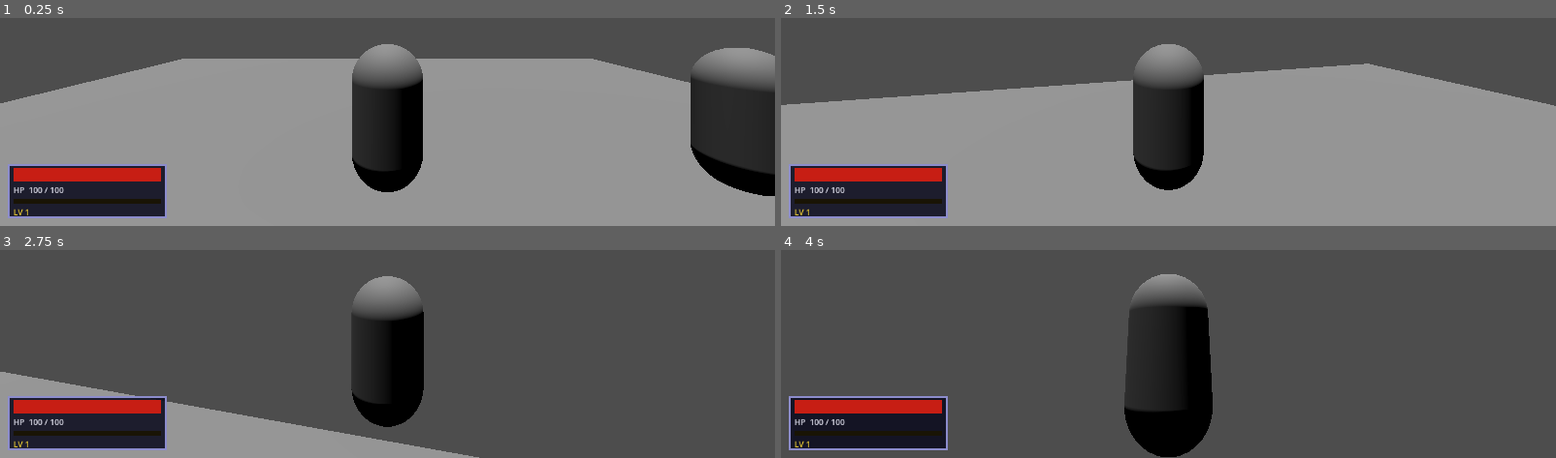
Above: before the commit, frames 1-4 (two rows, left to right).
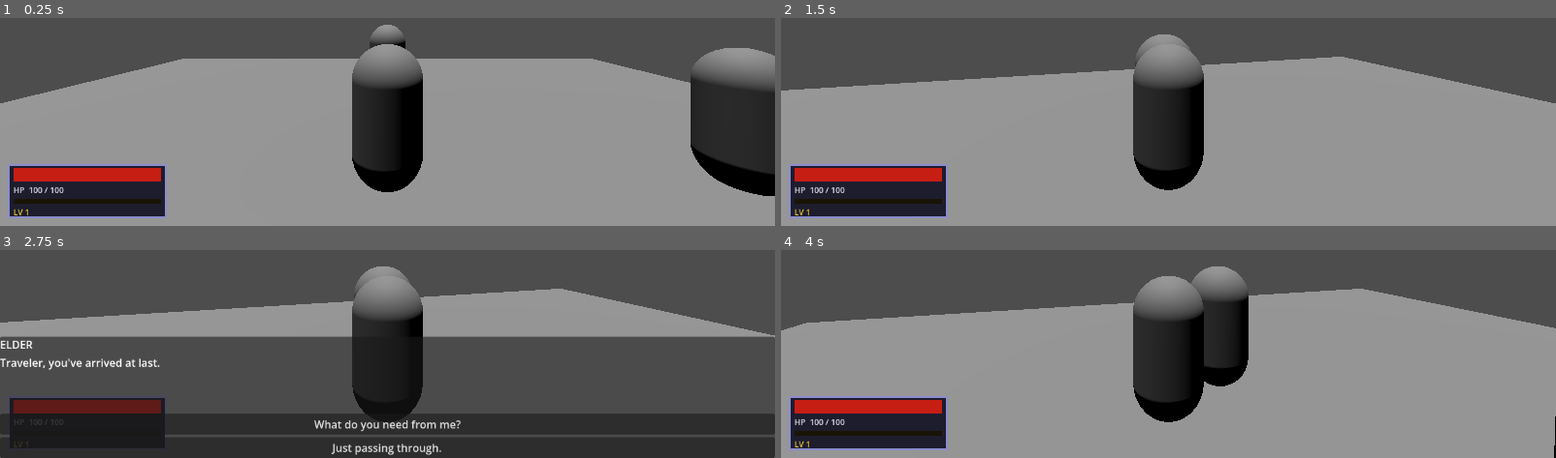
Above: after the commit, the same moments.

Repository: zttimmerman/project-whiskeyjack
Game: Godot game, scene res://scenes/world/TestWorld.tscn
The game is run twice, just before and just after one commit, with the same random seed, the same clock (stepped at 60 frames per second) and the same inputs.
Inputs (mouse positions are in pixels of both pictures, inside the frame that each line leads up to):
- Up to frame 1 (0.25 s): no input
- Up to frame 2 (1.5 s): tap Enter at 0.5 s; move the mouse to (outside the picture) at 0.52 s; hold F (interact) 0.53-1.28 s; hold W (move_forward) from 0.53 s (still down); move the mouse to (outside the picture) at 1.27 s; tap K (attack_heavy) at 1.35 s
- Up to frame 3 (2.75 s): keep holding W (move_forward); tap F (interact) at 1.55, 2.3 s; move the mouse to (outside the picture) at 2.02 s; hold J (attack_light) from 2.03 s (still down)
- Up to frame 4 (4 s): release W (move_forward) at 2.75 s; release J (attack_light) at 2.75 s; click (1168, 447) at 2.75 s, where only the run after the commit has a clickable "Just passing through."; move the mouse to (outside the picture) at 3.52 s; hold A (move_left) from 3.53 s (still down); tap Down (camera_down) at 3.6 s; tap F (interact) at 3.8 s

The runs differ from the first frame. In frame 1, 0.2% of the frame differs, in the area x 47-53%, y 3-15%; in frame 2, 4.2%; in frame 3, 34%; in frame 4, 64%, in the area x 0-100%, y 7-100%.

Commit message:
Implement dialogue system end-to-end with village elder NPC
- DialogueRunner: loads JSON dialogue trees, steps through nodes via
  advance(), emits dialogue_started / line_ready / dialogue_ended; calls
  QuestManager.start_quest() when a node has set_quest
- QuestManager: full start/advance/complete implementation; loads quest
  data from data/quests/*.json with a stub fallback for missing files
- DialogueUI: bottom-panel PS1-style text box with typewriter effect,
  choice buttons, and F-to-advance hint; pauses tree and shows mouse
  cursor while open (process_mode = ALWAYS)
- NPC.tscn: capsule-mesh NPC with CollisionShape3D for raycast interact
  and InteractArea for proximity detection
- data/dialogues/village_elder.json: two-branch dialogue tree that
  accepts or declines the clear_eastern_road quest
- TestWorld: NPC placed at (0, 1, -4) in front of player spawn;
  DialogueUI added to CanvasLayer

Co-Authored-By: Claude Sonnet 4.6 <noreply@anthropic.com>

Diff:
--- a/autoloads/QuestManager.gd
+++ b/autoloads/QuestManager.gd
@@ -14,24 +14,68 @@
 
 
 func start_quest(quest_id: String) -> void:
-	pass
+	if is_quest_active(quest_id) or quest_id in _completed_quests:
+		return
+	var data := _load_quest_data(quest_id)
+	var first_stage := ""
+	var stages: Array = data.get("stages", [])
+	if stages.size() > 0:
+		first_stage = stages[0].get("id", "")
+	_active_quests[quest_id] = {"data": data, "stage": first_stage}
+	emit_signal("quest_started", quest_id)
 
 
 func advance_quest(quest_id: String) -> void:
-	pass
+	if not is_quest_active(quest_id):
+		return
+	var entry: Dictionary = _active_quests[quest_id]
+	var stages: Array = entry["data"].get("stages", [])
+	var current_stage: String = entry["stage"]
+	var current_index := -1
+	for i in stages.size():
+		if stages[i].get("id", "") == current_stage:
+			current_index = i
+			break
+	if current_index >= 0 and current_index + 1 < stages.size():
+		var next_stage: String = stages[current_index + 1].get("id", "")
+		_active_quests[quest_id]["stage"] = next_stage
+		emit_signal("quest_updated", quest_id, next_stage)
+	else:
+		complete_quest(quest_id)
 
 
 func complete_quest(quest_id: String) -> void:
-	pass
+	if not is_quest_active(quest_id):
+		return
+	_active_quests.erase(quest_id)
+	_completed_quests.append(quest_id)
+	emit_signal("quest_completed", quest_id)
 
 
 func is_quest_active(quest_id: String) -> bool:
-	return false
+	return _active_quests.has(quest_id)
 
 
 func get_quest_stage(quest_id: String) -> String:
-	return ""
+	if not is_quest_active(quest_id):
+		return ""
+	return _active_quests[quest_id].get("stage", "")
 
 
 func _load_quest_data(quest_id: String) -> Dictionary:
+	var path := "res://data/quests/%s.json" % quest_id
+	if not FileAccess.file_exists(path):
+		# Return a minimal stub so start_quest still works for quests without a data file
+		return {"id": quest_id, "stages": []}
+	var file := FileAccess.open(path, FileAccess.READ)
+	if not file:
+		return {}
+	var json := JSON.new()
+	var parse_result := json.parse(file.get_as_text())
+	file.close()
+	if parse_result != OK:
+		return {}
+	var data = json.get_data()
+	if data is Dictionary:
+		return data
 	return {}
--- /dev/null
+++ b/data/dialogues/village_elder.json
@@ -0,0 +1,12 @@
+[
+  { "id": "start", "speaker": "Elder", "text": "Traveler, you've arrived at last.", "choices": [
+    { "text": "What do you need from me?", "next_id": "quest_offer" },
+    { "text": "Just passing through.", "next_id": "farewell" }
+  ]},
+  { "id": "quest_offer", "speaker": "Elder", "text": "Monsters have taken the eastern road. Will you help?", "choices": [
+    { "text": "I'll do it.", "next_id": "quest_accept" },
+    { "text": "Not my problem.", "next_id": "farewell" }
+  ]},
+  { "id": "quest_accept", "speaker": "Elder", "text": "Thank you. Be safe.", "set_quest": "clear_eastern_road", "next_id": null },
+  { "id": "farewell", "speaker": "Elder", "text": "Safe travels.", "next_id": null }
+]
--- /dev/null
+++ b/scenes/npcs/NPC.tscn
@@ -0,0 +1,33 @@
+[gd_scene format=3 uid="uid://b34e2mkwcfeqq"]
+
+[ext_resource type="Script" uid="uid://xct3u52q2dd1" path="res://scenes/npcs/NPC.gd" id="1_npc"]
+
+[sub_resource type="CapsuleMesh" id="CapsuleMesh_npc"]
+
+[sub_resource type="CapsuleShape3D" id="CapsuleShape3D_npc"]
+radius = 0.4
+height = 1.8
+
+[sub_resource type="SphereShape3D" id="SphereShape3D_npc"]
+radius = 2.0
+
+[node name="NPC" type="CharacterBody3D"]
+script = ExtResource("1_npc")
+dialogue_id = "village_elder"
+npc_name = "Elder"
+
+[node name="MeshInstance3D" type="MeshInstance3D" parent="."]
+mesh = SubResource("CapsuleMesh_npc")
+
+[node name="CollisionShape3D" type="CollisionShape3D" parent="."]
+shape = SubResource("CapsuleShape3D_npc")
+
+[node name="InteractArea" type="Area3D" parent="."]
+collision_layer = 0
+collision_mask = 1
+
+[node name="CollisionShape3D" type="CollisionShape3D" parent="InteractArea"]
+shape = SubResource("SphereShape3D_npc")
+
+[connection signal="body_entered" from="InteractArea" to="." method="_on_interact_area_body_entered"]
+[connection signal="body_exited" from="InteractArea" to="." method="_on_interact_area_body_exited"]
--- /dev/null
+++ b/scenes/ui/DialogueUI.gd
@@ -0,0 +1,91 @@
+extends Control
+
+const TYPEWRITER_SPEED: float = 45.0  # characters per second
+
+@onready var _speaker_label: Label = $DialoguePanel/Margin/VBox/SpeakerLabel
+@onready var _dialogue_text: RichTextLabel = $DialoguePanel/Margin/VBox/DialogueText
+@onready var _choices_box: VBoxContainer = $DialoguePanel/Margin/VBox/ChoicesBox
+@onready var _advance_hint: Label = $DialoguePanel/Margin/VBox/AdvanceHint
+
+var _chars_revealed: float = 0.0
+var _full_char_count: int = 0
+var _typing_done: bool = true
+var _has_choices: bool = false
+
+
+func _ready() -> void:
+	hide()
+	DialogueRunner.dialogue_started.connect(_on_dialogue_started)
+	DialogueRunner.line_ready.connect(_on_line_ready)
+	DialogueRunner.dialogue_ended.connect(_on_dialogue_ended)
+
+
+func _process(delta: float) -> void:
+	if _typing_done:
+		return
+	_chars_revealed += TYPEWRITER_SPEED * delta
+	var to_show := int(_chars_revealed)
+	if to_show >= _full_char_count:
+		_dialogue_text.visible_characters = -1
+		_typing_done = true
+		_advance_hint.visible = not _has_choices
+		_choices_box.visible = _has_choices
+		return
+	_dialogue_text.visible_characters = to_show
+
+
+func _input(event: InputEvent) -> void:
+	if not visible:
+		return
+	if event.is_action_pressed("interact"):
+		if not _typing_done:
+			# Skip typewriter animation
+			_typing_done = true
+			_dialogue_text.visible_characters = -1
+			_advance_hint.visible = not _has_choices
+			_choices_box.visible = _has_choices
+		elif not _has_choices:
+			DialogueRunner.advance()
+		get_viewport().set_input_as_handled()
+
+
+func _on_dialogue_started(_dialogue_id: String) -> void:
+	show()
+	get_tree().paused = true
+	Input.mouse_mode = Input.MOUSE_MODE_VISIBLE
+
+
+func _on_line_ready(speaker: String, text: String, choices: Array) -> void:
+	_speaker_label.text = speaker.to_upper()
+	_dialogue_text.text = text
+	_dialogue_text.visible_characters = 0
+	_chars_revealed = 0.0
+	_typing_done = false
+	_full_char_count = _dialogue_text.get_total_character_count()
+	_has_choices = choices.size() > 0
+	_clear_choices()
+	_choices_box.visible = false
+	_advance_hint.visible = false
+	# Build choice buttons (hidden until typing finishes)
+	if _has_choices:
+		for i in choices.size():
+			var btn := Button.new()
+			btn.text = choices[i].get("text", "")
+			var idx := i
+			btn.pressed.connect(func(): _on_choice_pressed(idx))
+			_choices_box.add_child(btn)
+
+
+func _on_dialogue_ended() -> void:
+	get_tree().paused = false
+	hide()
+	Input.mouse_mode = Input.MOUSE_MODE_CAPTURED
+
+
+func _clear_choices() -> void:
+	for child in _choices_box.get_children():
+		child.queue_free()
+
+
+func _on_choice_pressed(choice_index: int) -> void:
+	DialogueRunner.advance(choice_index)
--- /dev/null
+++ b/scenes/ui/DialogueUI.tscn
@@ -0,0 +1,39 @@
+[gd_scene format=3 uid="uid://dlgui0tscn001"]
+
+[ext_resource type="Script" uid="uid://dlguiscript001" path="res://scenes/ui/DialogueUI.gd" id="1_dlgui"]
+
+[node name="DialogueUI" type="Control"]
+script = ExtResource("1_dlgui")
+anchor_right = 1.0
+anchor_bottom = 1.0
+process_mode = 3
+
+[node name="DialoguePanel" type="Panel" parent="."]
+anchor_left = 0.0
+anchor_top = 0.72
+anchor_right = 1.0
+anchor_bottom = 1.0
+
+[node name="Margin" type="MarginContainer" parent="DialoguePanel"]
+anchor_right = 1.0
+anchor_bottom = 1.0
+
+[node name="VBox" type="VBoxContainer" parent="DialoguePanel/Margin"]
+anchor_right = 1.0
+anchor_bottom = 1.0
+
+[node name="SpeakerLabel" type="Label" parent="DialoguePanel/Margin/VBox"]
+text = ""
+
+[node name="DialogueText" type="RichTextLabel" parent="DialoguePanel/Margin/VBox"]
+bbcode_enabled = true
+size_flags_vertical = 3
+scroll_active = false
+
+[node name="ChoicesBox" type="VBoxContainer" parent="DialoguePanel/Margin/VBox"]
+visible = false
+
+[node name="AdvanceHint" type="Label" parent="DialoguePanel/Margin/VBox"]
+text = "[ F to continue ]"
+horizontal_alignment = 2
+visible = false
--- a/scenes/world/TestWorld.tscn
+++ b/scenes/world/TestWorld.tscn
@@ -7,6 +7,8 @@
 [ext_resource type="Script" uid="uid://bcharstats0001" path="res://scripts/stats/CharacterStats.gd" id="4_stats"]
 [ext_resource type="PackedScene" uid="uid://bhud00tscn01" path="res://scenes/ui/HUD.tscn" id="6_hud"]
 [ext_resource type="PackedScene" uid="uid://invui0tscn001" path="res://scenes/ui/InventoryUI.tscn" id="7_invui"]
+[ext_resource type="PackedScene" uid="uid://npc0tscn00001" path="res://scenes/npcs/NPC.tscn" id="8_npc"]
+[ext_resource type="PackedScene" uid="uid://dlgui0tscn001" path="res://scenes/ui/DialogueUI.tscn" id="9_dlgui"]
 
 [sub_resource type="PlaneMesh" id="PlaneMesh_l8xpf"]
 size = Vector2(20, 20)
@@ -67,8 +69,13 @@
 [node name="CollisionShape3D" type="CollisionShape3D" parent="DummyTarget/HurtboxComponent" unique_id=890123456]
 shape = SubResource("CapsuleShape3D_dummy")
 
+[node name="NPC" parent="." instance=ExtResource("8_npc")]
+transform = Transform3D(1, 0, 0, 0, 1, 0, 0, 0, 1, 0, 1, -4)
+
 [node name="CanvasLayer" type="CanvasLayer" parent="." unique_id=999001002]
 
 [node name="HUD" parent="CanvasLayer" instance=ExtResource("6_hud")]
 
 [node name="InventoryUI" parent="CanvasLayer" instance=ExtResource("7_invui")]
+
+[node name="DialogueUI" parent="CanvasLayer" instance=ExtResource("9_dlgui")]
--- a/scripts/dialogue/DialogueRunner.gd
+++ b/scripts/dialogue/DialogueRunner.gd
@@ -11,16 +11,80 @@
 
 
 func start(dialogue_id: String) -> void:
-	pass
+	if _active:
+		return
+	if not _load_dialogue(dialogue_id):
+		push_error("DialogueRunner: failed to load dialogue '%s'" % dialogue_id)
+		return
+	_active = true
+	emit_signal("dialogue_started", dialogue_id)
+	_show_node("start")
 
 
 func advance(choice_index: int = 0) -> void:
-	pass
+	if not _active:
+		return
+	var node: Dictionary = _dialogue_data.get(_current_node_id, {})
+	if node.is_empty():
+		_end()
+		return
+
+	var choices: Array = node.get("choices", [])
+	var next_id = null
+	if choices.size() > 0:
+		if choice_index < choices.size():
+			next_id = choices[choice_index].get("next_id", null)
+	else:
+		next_id = node.get("next_id", null)
+
+	if next_id == null or next_id == "":
+		_end()
+	else:
+		_show_node(next_id)
 
 
 func _load_dialogue(dialogue_id: String) -> bool:
-	return false
+	var path := "res://data/dialogues/%s.json" % dialogue_id
+	if not FileAccess.file_exists(path):
+		return false
+	var file := FileAccess.open(path, FileAccess.READ)
+	if not file:
+		return false
+	var json := JSON.new()
+	var parse_result := json.parse(file.get_as_text())
+	file.close()
+	if parse_result != OK:
+		push_error("DialogueRunner: JSON parse error in '%s'" % path)
+		return false
+	var data = json.get_data()
+	if not data is Array:
+		return false
+	_dialogue_data.clear()
+	for entry in data:
+		if entry is Dictionary and entry.has("id"):
+			_dialogue_data[entry["id"]] = entry
+	return not _dialogue_data.is_empty()
+
+
+func _show_node(node_id: String) -> void:
+	var node: Dictionary = _dialogue_data.get(node_id, {})
+	if node.is_empty():
+		_end()
+		return
+	_current_node_id = node_id
+	# Trigger quest before emitting so QuestManager state is updated first
+	if node.has("set_quest"):
+		var quest_id: String = node["set_quest"]
+		if quest_id != "":
+			QuestManager.start_quest(quest_id)
+	var speaker: String = node.get("speaker", "")
+	var text: String = node.get("text", "")
+	var choices: Array = node.get("choices", [])
+	emit_signal("line_ready", speaker, text, choices)
 
 
 func _end() -> void:
-	pass
+	_active = false
+	_current_node_id = ""
+	_dialogue_data.clear()
+	emit_signal("dialogue_ended")
Not shown, added: scenes/ui/DialogueUI.gd.uid
